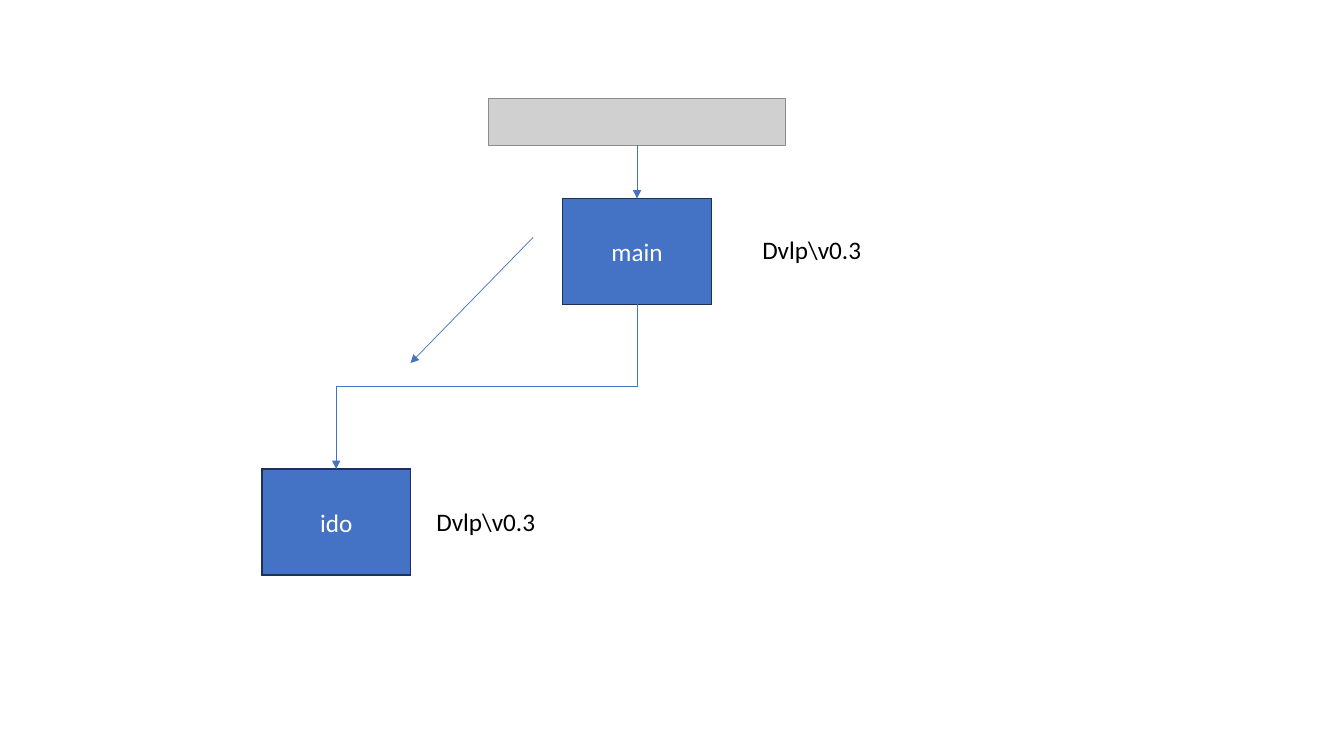
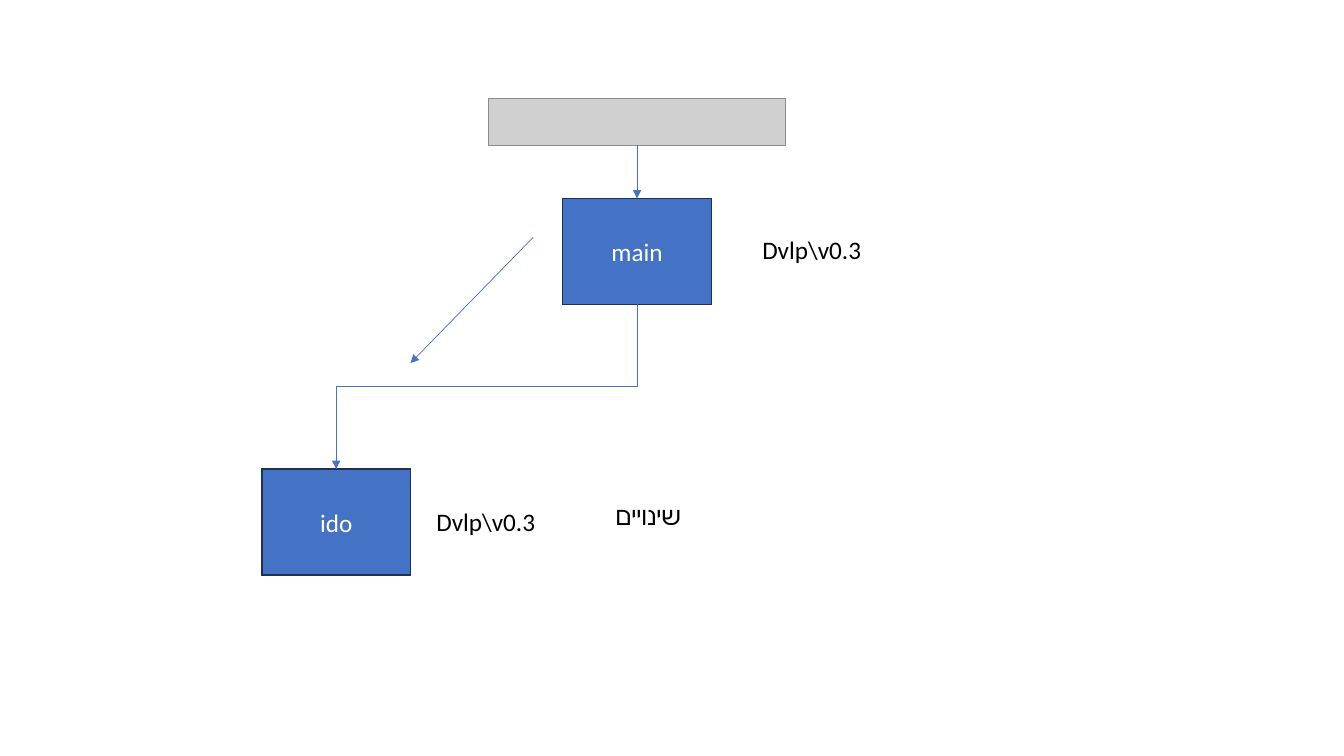
Before and after one commit to MOTRoundTables/ScenarioBank, a slide deck: slide 10 of doc/ScnLibApp.pptx (slide 8 before the commit). Drawn at 1344x756 pixels with LibreOffice and Linux fonts; fonts in the diff are those of the drawing; grey boxes stand for pictures. Boxes give left, top, right and bottom in pixels: in the first picture for what was removed or moved away, otherwise in the second. Text is boxed around its words. In the diff, an @@ line names an element or a change of style, - is before the commit and + after.

```diff
--- a/doc/ScnLibApp.pptx
+++ b/doc/ScnLibApp.pptx
@@ text added at (616,510,681,525), 18 pt, text #000000 @@
+שינויים
```
Also in this commit, not shown: 2 other slides changed, 2 slides added, 5 other files.
